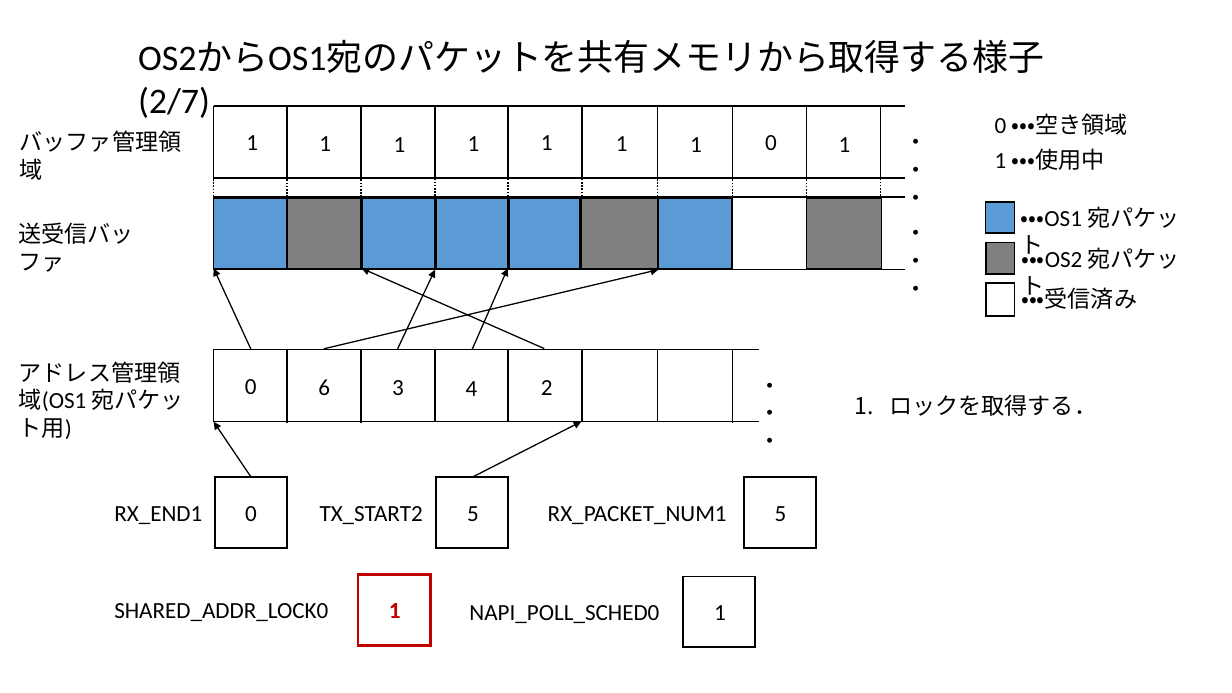
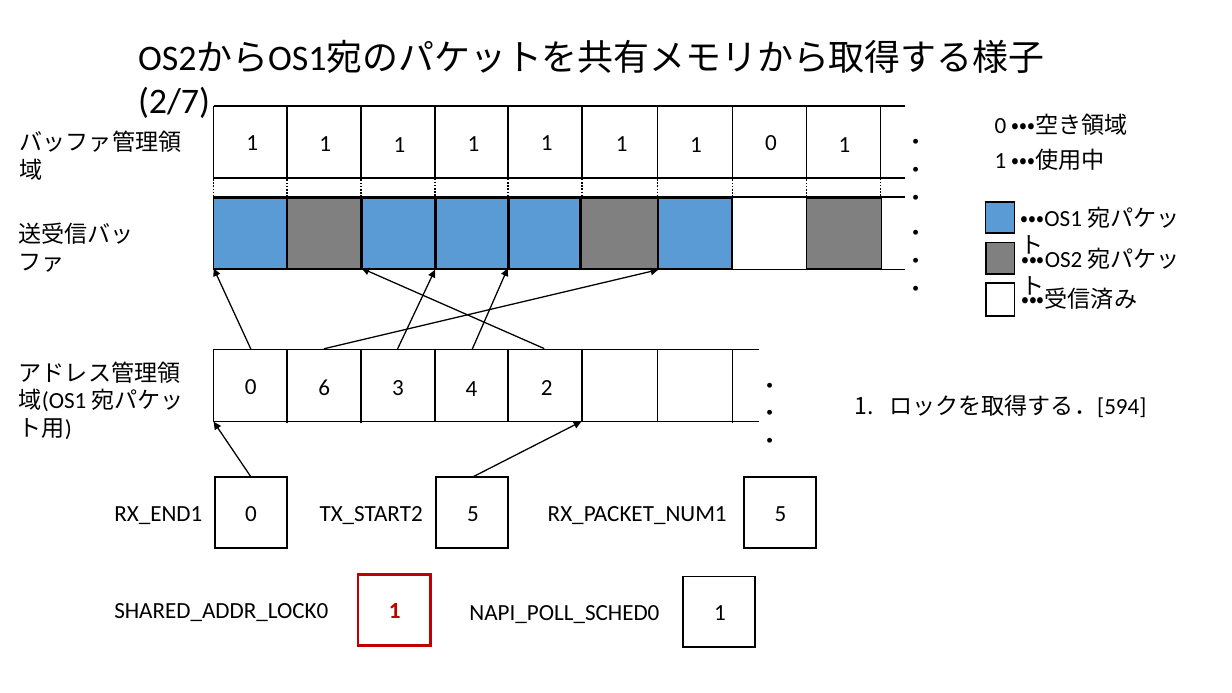
Before and after one commit to yoshida-shu/materials, a slide deck: slide 12 of snull.pptx. Drawn at 1232x693 pixels with LibreOffice and Linux fonts; fonts in the diff are those of the drawing. Boxes give left, top, right and bottom in pixels: in the first picture for what was removed or moved away, otherwise in the second. Text is boxed around its words. In the diff, an @@ line names an element or a change of style, - is before the commit and + after.

```diff
--- a/snull.pptx
+++ b/snull.pptx
@@ text at [889, 395, 1146, 417]: text changed @@
-1. ロックを取得する．
+1. ロックを取得する．[594]
```
Also in this commit, not shown: 15 other slides changed, 1 other file.
